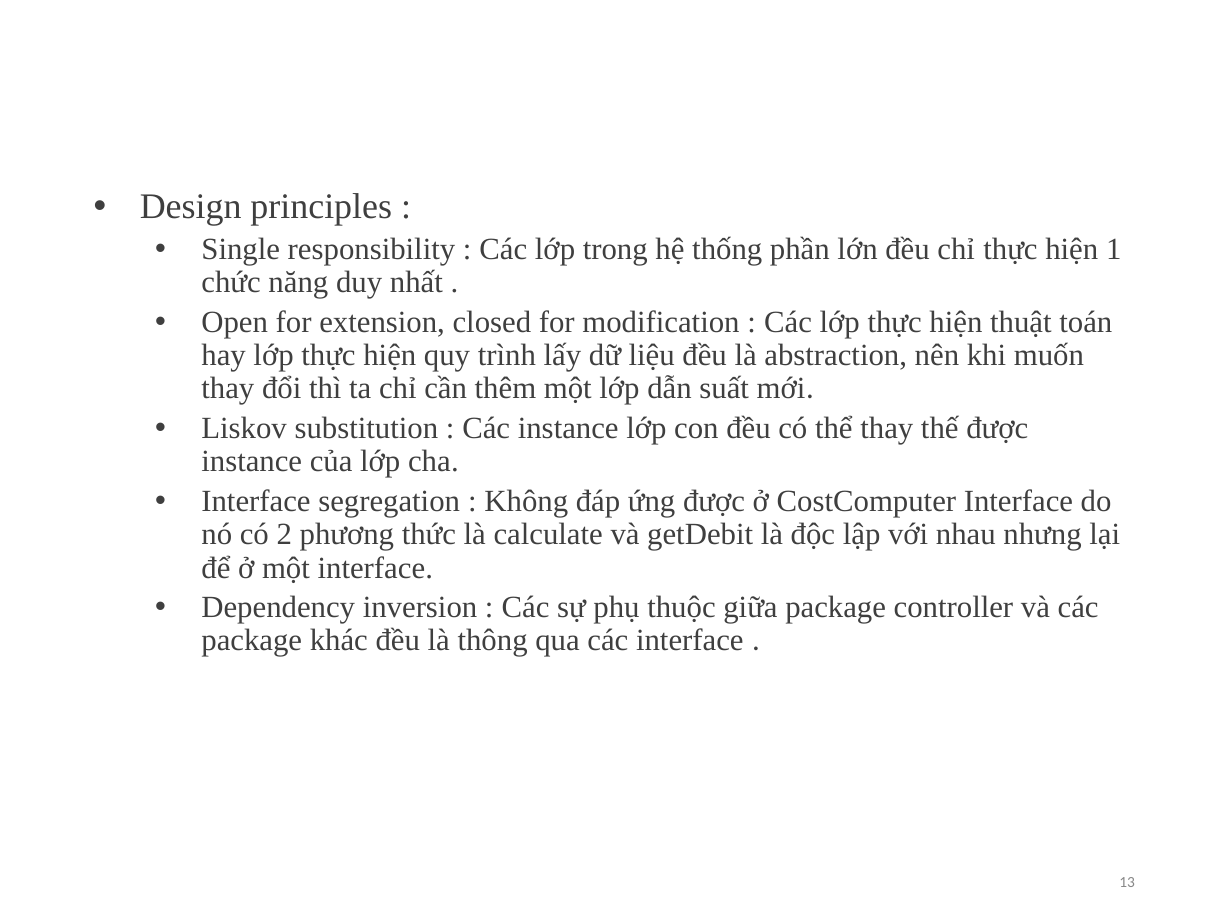
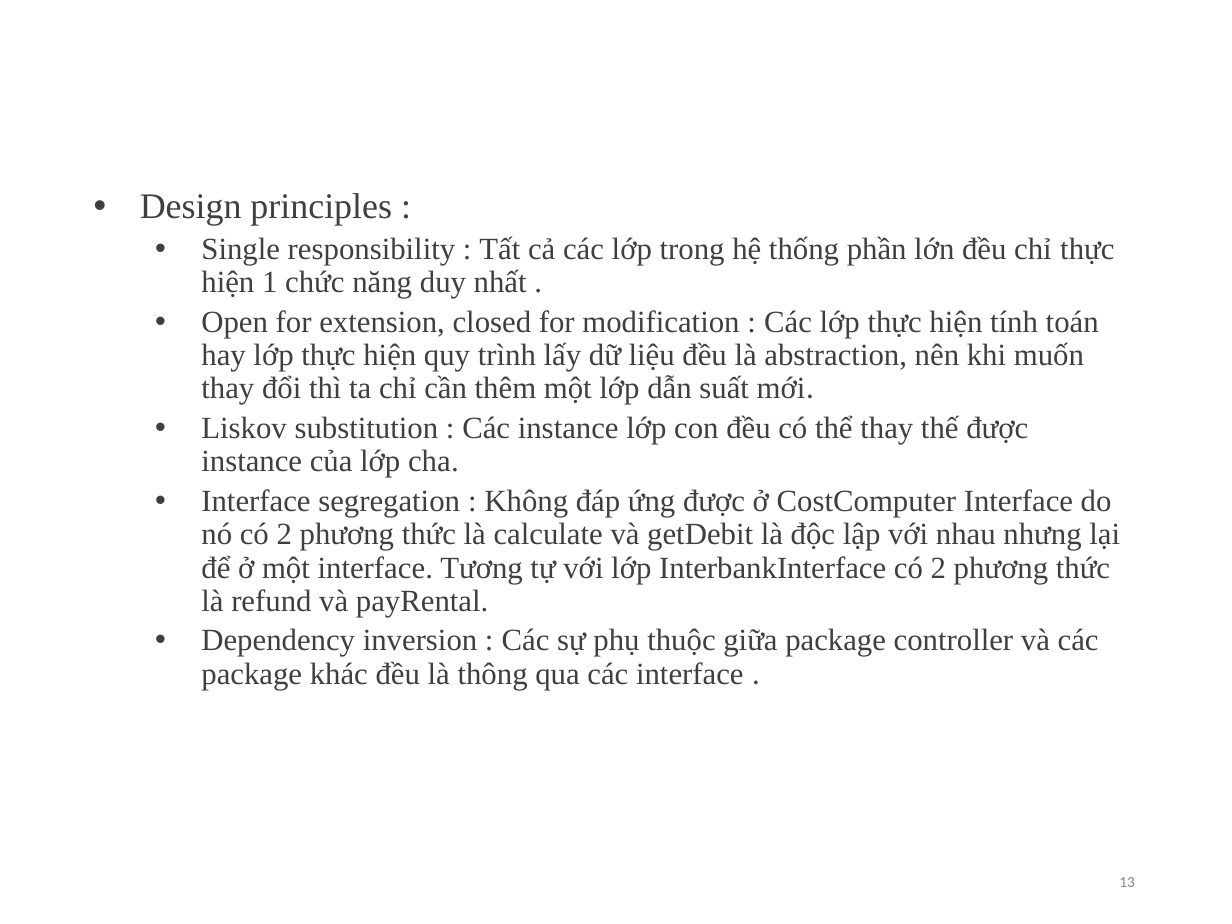
Before and after one commit to ltkvyvp/TKXDPM.KSTN.20211-08, a slide deck: slide 13 of FinalProject/Design/slide.pptx. Drawn at 1232x924 pixels with LibreOffice and Linux fonts; fonts in the diff are those of the drawing; background and template pictures are left out. Boxes give left, top, right and bottom in pixels: in the first picture for what was removed or moved away, otherwise in the second. Text is boxed around its words. In the diff, an @@ line names an element or a change of style, - is before the commit and + after.

Commit message:
change slide

```diff
--- a/FinalProject/Design/slide.pptx
+++ b/FinalProject/Design/slide.pptx
@@ text at box(201, 236, 1114, 404): text changed @@
-  • Single responsibility : Các lớp trong hệ thống phần lớn đều chỉ thực hiện 1 chức năng duy nhất .
-  • Open for extension, closed for modification : Các lớp thực hiện thuật toán hay lớp thực hiện quy trình lấy dữ liệu đều là abstraction, nên khi muốn thay đổi thì ta chỉ cần thêm một lớp dẫn suất mới.
+  • Single responsibility : Tất cả các lớp trong hệ thống phần lớn đều chỉ thực hiện 1 chức năng duy nhất .
+  • Open for extension, closed for modification : Các lớp thực hiện tính toán hay lớp thực hiện quy trình lấy dữ liệu đều là abstraction, nên khi muốn thay đổi thì ta chỉ cần thêm một lớp dẫn suất mới.
@@ text at box(201, 489, 1120, 617): text changed @@
-  • Interface segregation : Không đáp ứng được ở CostComputer Interface do nó có 2 phương thức là calculate và getDebit là độc lập với nhau nhưng lại để ở một interface.
+  • Interface segregation : Không đáp ứng được ở CostComputer Interface do nó có 2 phương thức là calculate và getDebit là độc lập với nhau nhưng lại để ở một interface. Tương tự với lớp InterbankInterface có 2 phương thức là refund và payRental.
```
Also in this commit, not shown: 1 other slide changed, 1 slide added, 1 other file.
